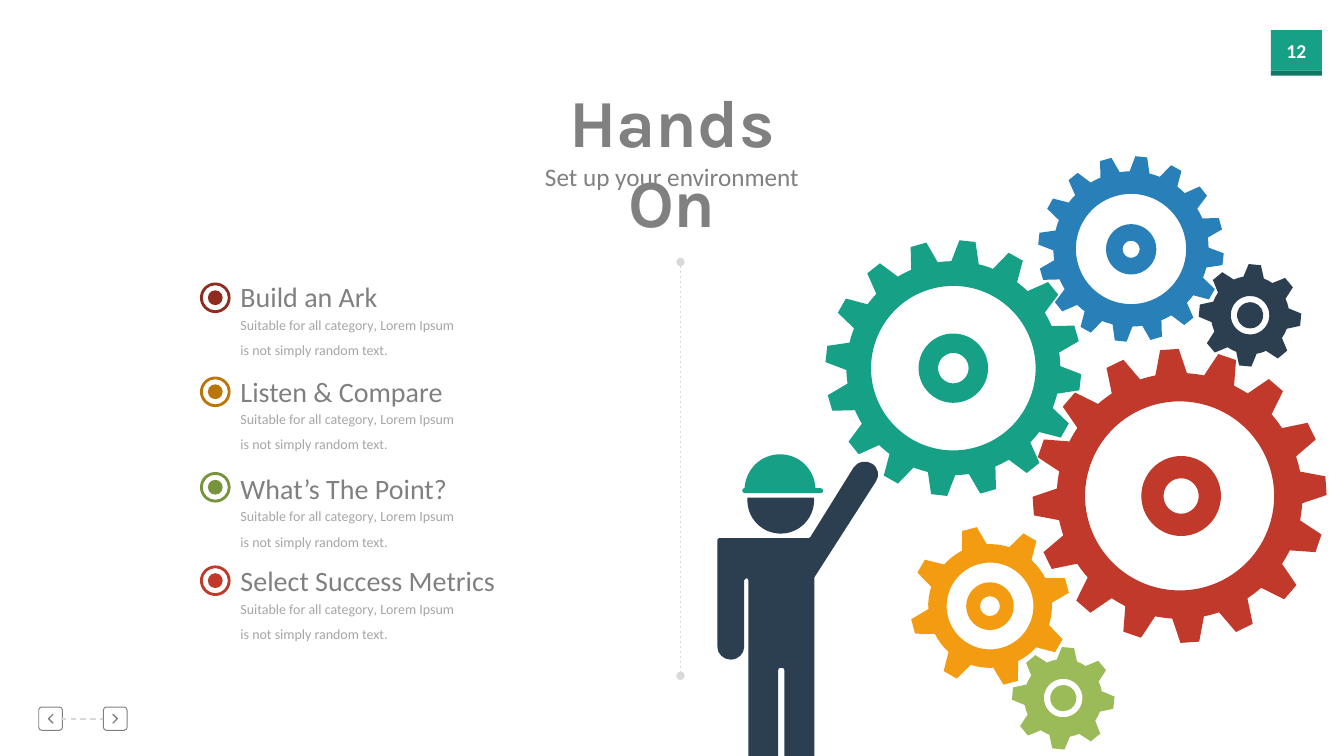
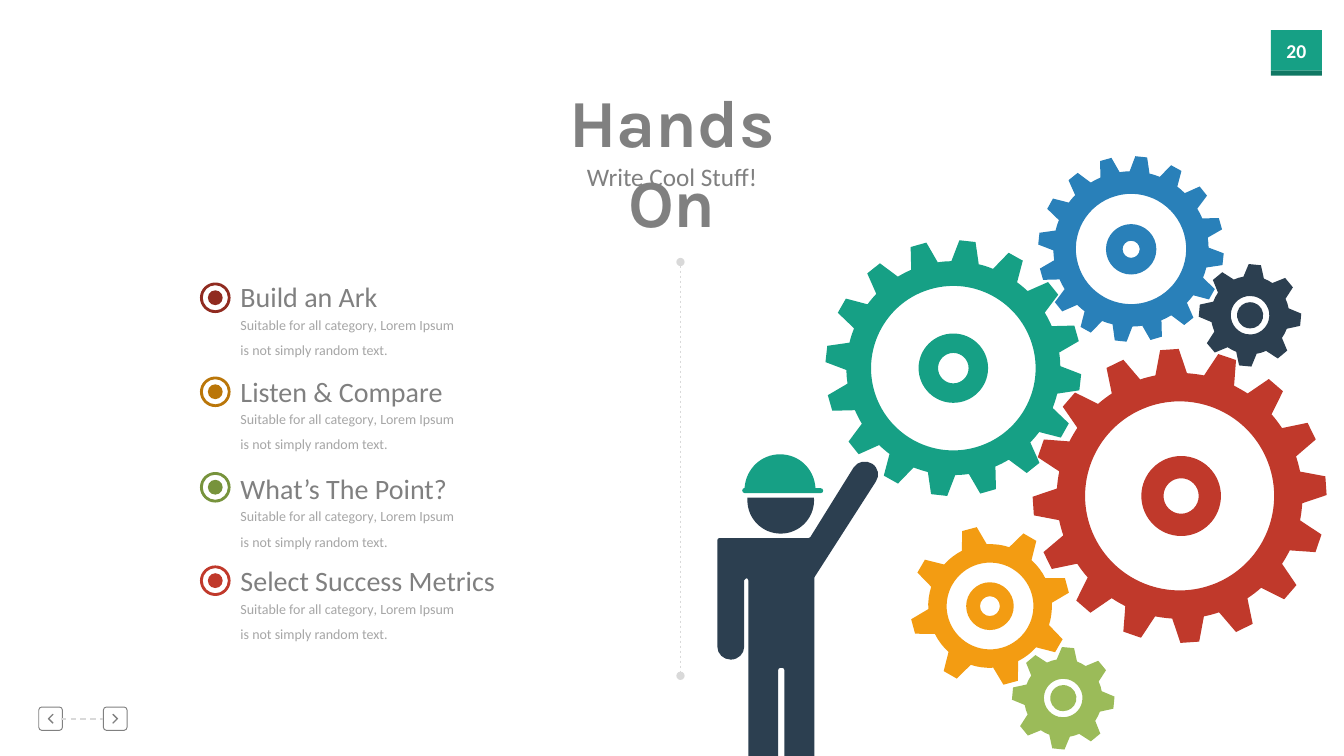
Before and after one commit to cabarney/MvcNextGen, a slide deck: slide 20 of Slides.pptx (slide 12 before the commit). Drawn at 1344x756 pixels with LibreOffice and Linux fonts; fonts in the diff are those of the drawing. Boxes give left, top, right and bottom in pixels: in the first picture for what was removed or moved away, otherwise in the second. Text is boxed around its words. In the diff, an @@ line names an element or a change of style, - is before the commit and + after.

```diff
--- a/Slides.pptx
+++ b/Slides.pptx
@@ page number at box(1286, 45, 1306, 58): text changed @@
-12
+20
@@ text at box(587, 168, 757, 192): text changed @@
-Set up your environment
+Write Cool Stuff!
```
Also in this commit, not shown: 6 other slides changed, 9 slides added, 2 slides removed.
